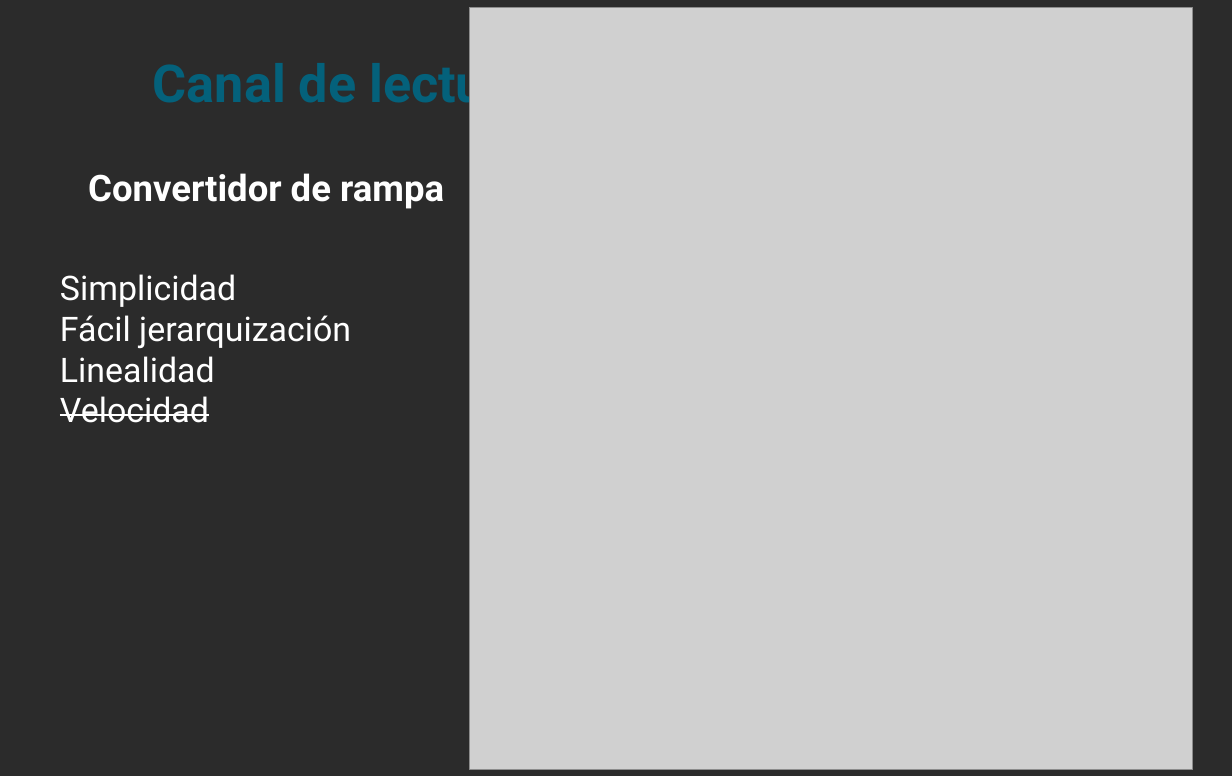
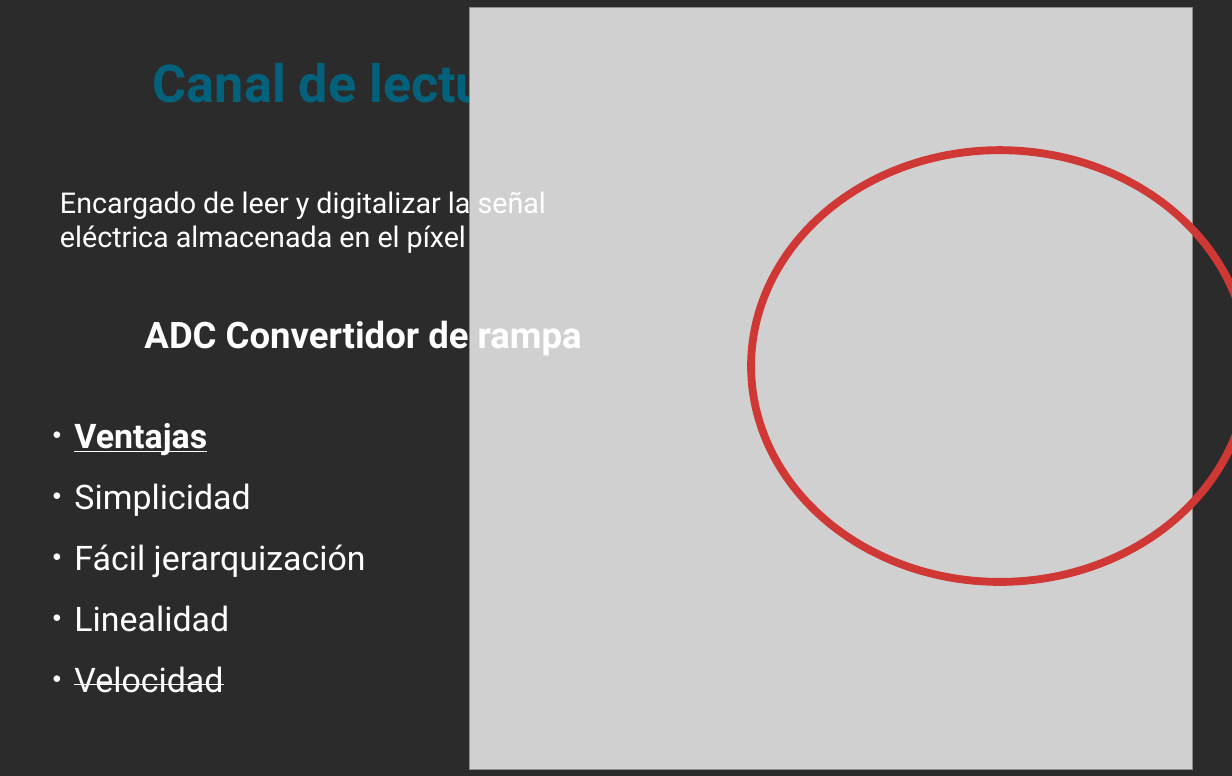
Before and after one commit to cmolinaord/TFG, a slide deck: slide 6 of exposition/expo.odp (slide 4 before the commit). Drawn at 1232x776 pixels with LibreOffice and Linux fonts; fonts in the diff are those of the drawing; grey boxes stand for pictures; background and template pictures are left out; a plain dark background stands for a picture behind light text. Boxes give left, top, right and bottom in pixels: in the first picture for what was removed or moved away, otherwise in the second. Text is boxed around its words. In the diff, an @@ line names an element or a change of style, - is before the commit and + after.

```diff
--- a/exposition/expo.odp
+++ b/exposition/expo.odp
@@ ellipse added at (751,150,1232,582), outline #CF3834 6.01 pt @@
@@ text added at (60,186,546,253), 22 pt, text #FFFFFF @@
+Encargado de leer y digitalizar la señal eléctrica almacenada en el píxel
@@ text at (144,320,582,355): text changed @@
-Convertidor de rampa
+ADC Convertidor de rampa
@@ text "Ventajas": place and size @@
-text "Ventajas" at (60,274,351,423)
+text "Ventajas" at (74,423,366,693)
@@ text at (74,423,207,456): paragraph added @@
+● Ventajas
@@ text at (74,483,366,693): bullet none to ●; line spacing 1 to 1.5 @@
```
Also in this commit, not shown: 7 other slides changed, 7 slides added, 3 slides removed.
